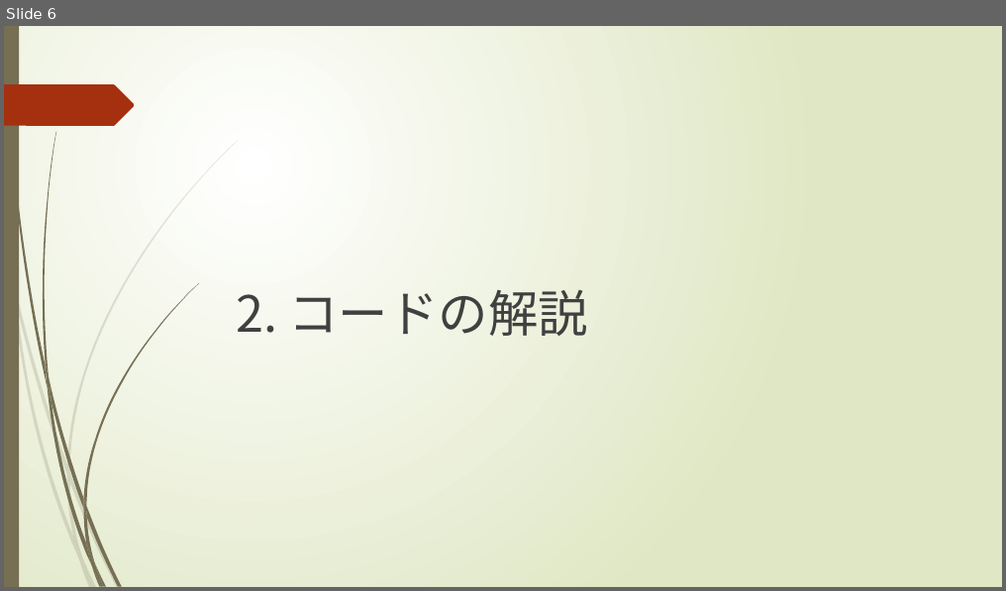
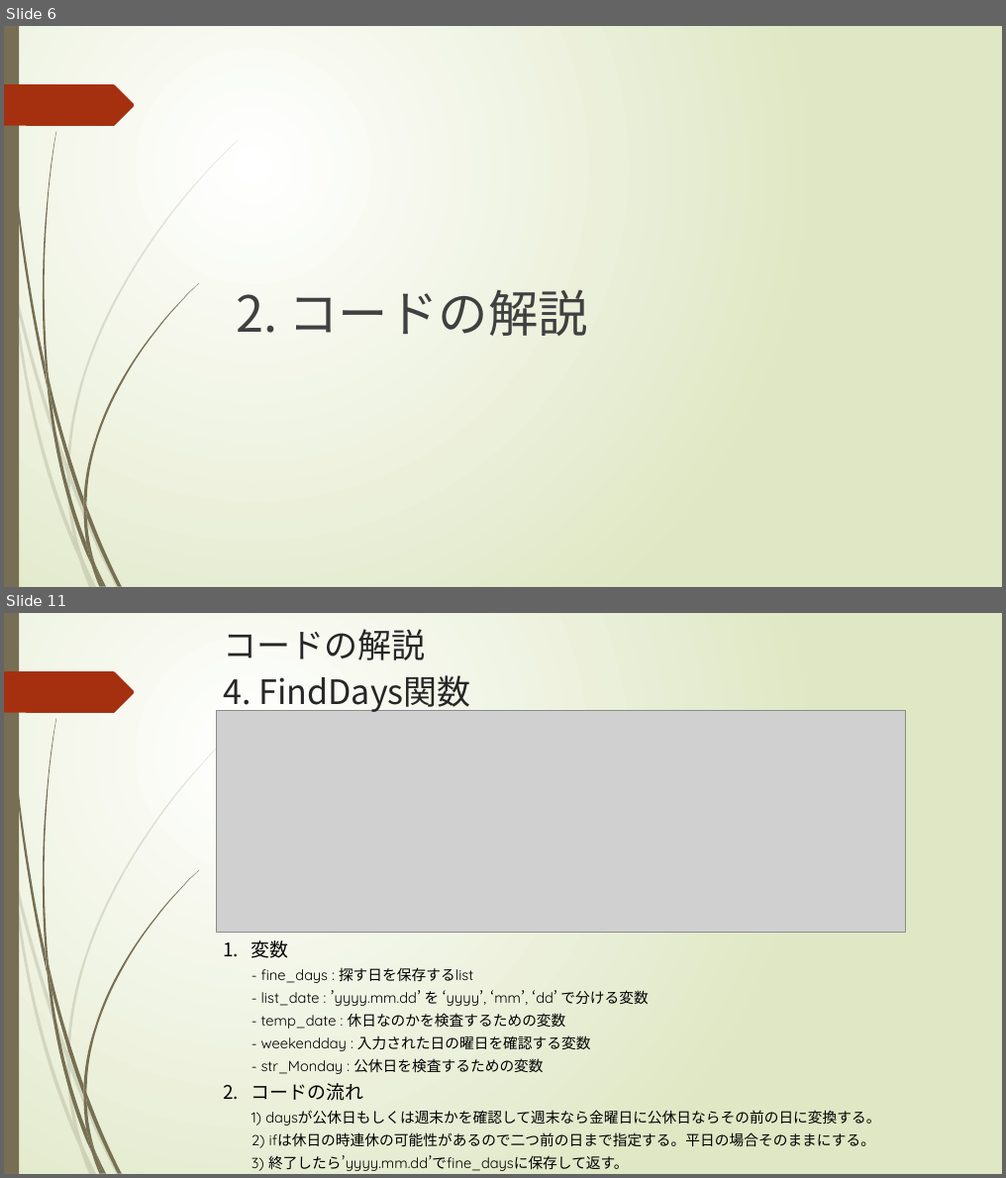
Before and after one commit to SangWooChun714/mirineglobal, a slide deck: crawlingコード解説.pptx. Shown one above the other, each under a label of ours: slide 6 before the commit, slides 6 and 11 after it; the slides between them are not shown. The pictures are 1006x591 and 1006x1178 pixels, drawn with LibreOffice and Linux fonts; fonts in the diff are those of the drawing; grey boxes stand for pictures. Boxes give left, top, right and bottom in pixels: in the first picture for what was removed or moved away, otherwise in the second. Text is boxed around its words. In the diff, an @@ line names an element or a change of style, - is before the commit and + after.

```diff
--- a/crawlingコード解説.pptx
+++ b/crawlingコード解説.pptx
@@ slide 11 added at (4, 613, 1002, 1174), background gradient #FFFFFF to #DFE8C4; not listed: 24 template elements that a slide beside it also shows @@
@@ title added at (224, 629, 471, 713), 32.4 pt, text #262626 @@
+コードの解説
+4. FindDays関数
@@ picture added at (217, 710, 905, 932) @@
@@ text added at (252, 941, 880, 1171), 14 pt, text #000000 @@
+1. 変数
+   - fine_days : 探す日を保存するlist
+   - list_date : ’yyyy.mm.dd’ を ‘yyyy’, ‘mm’, ‘dd’ で分ける変数
+   - temp_date : 休日なのかを検査するための変数
+   - weekendday : 入力された日の曜日を確認する変数
+   - str_Monday : 公休日を検査するための変数
+2. コードの流れ
+   1) daysが公休日もしくは週末かを確認して週末なら金曜日に公休日ならその前の日に変換する。
+   2) ifは休日の時連休の可能性があるので二つ前の日まで指定する。平日の場合そのままにする。
+   3) 終了したら’yyyy.mm.dd’でfine_daysに保存して返す。
```
Also in this commit, not shown: 7 slides changed, 5 other slides added, 12 other files.
